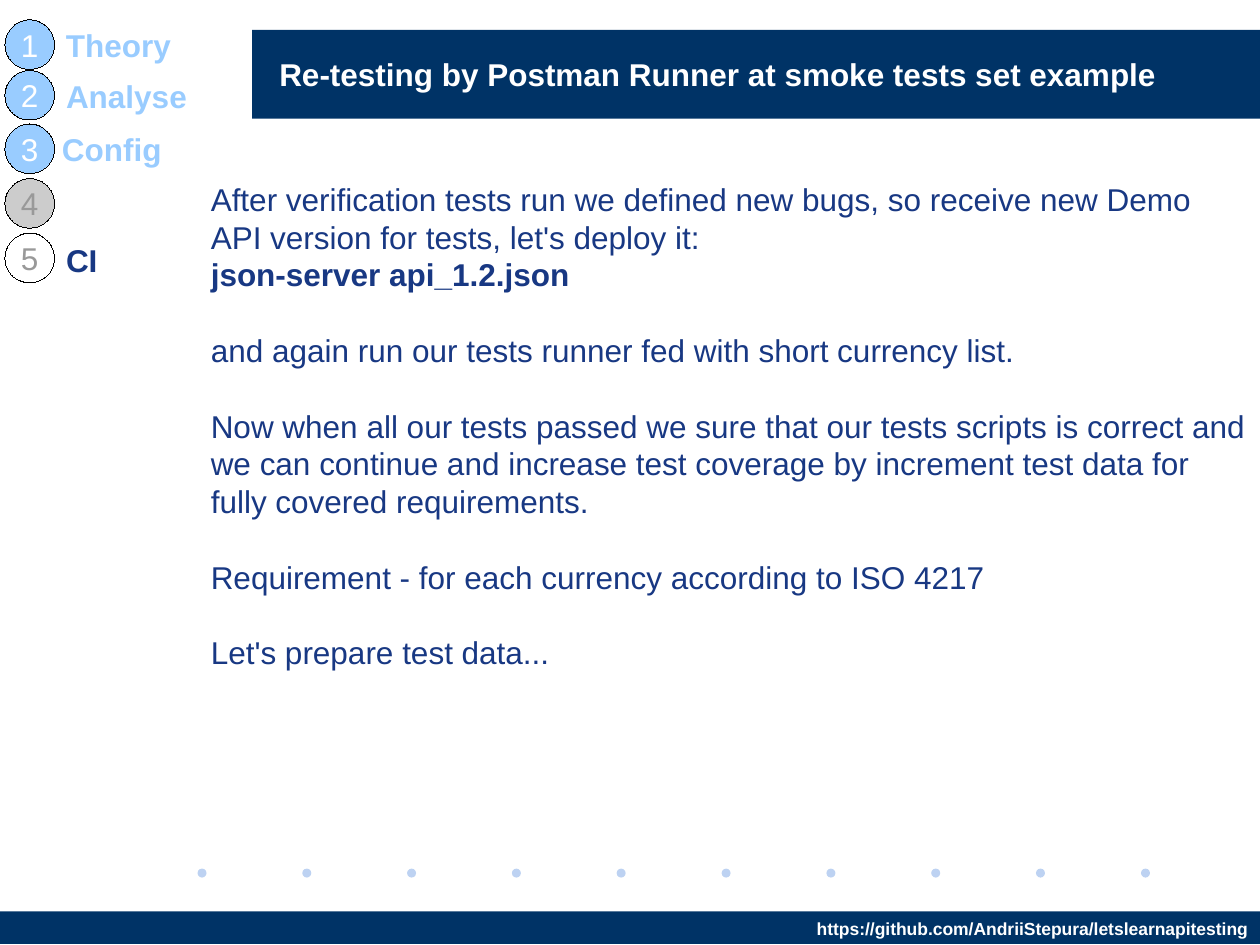
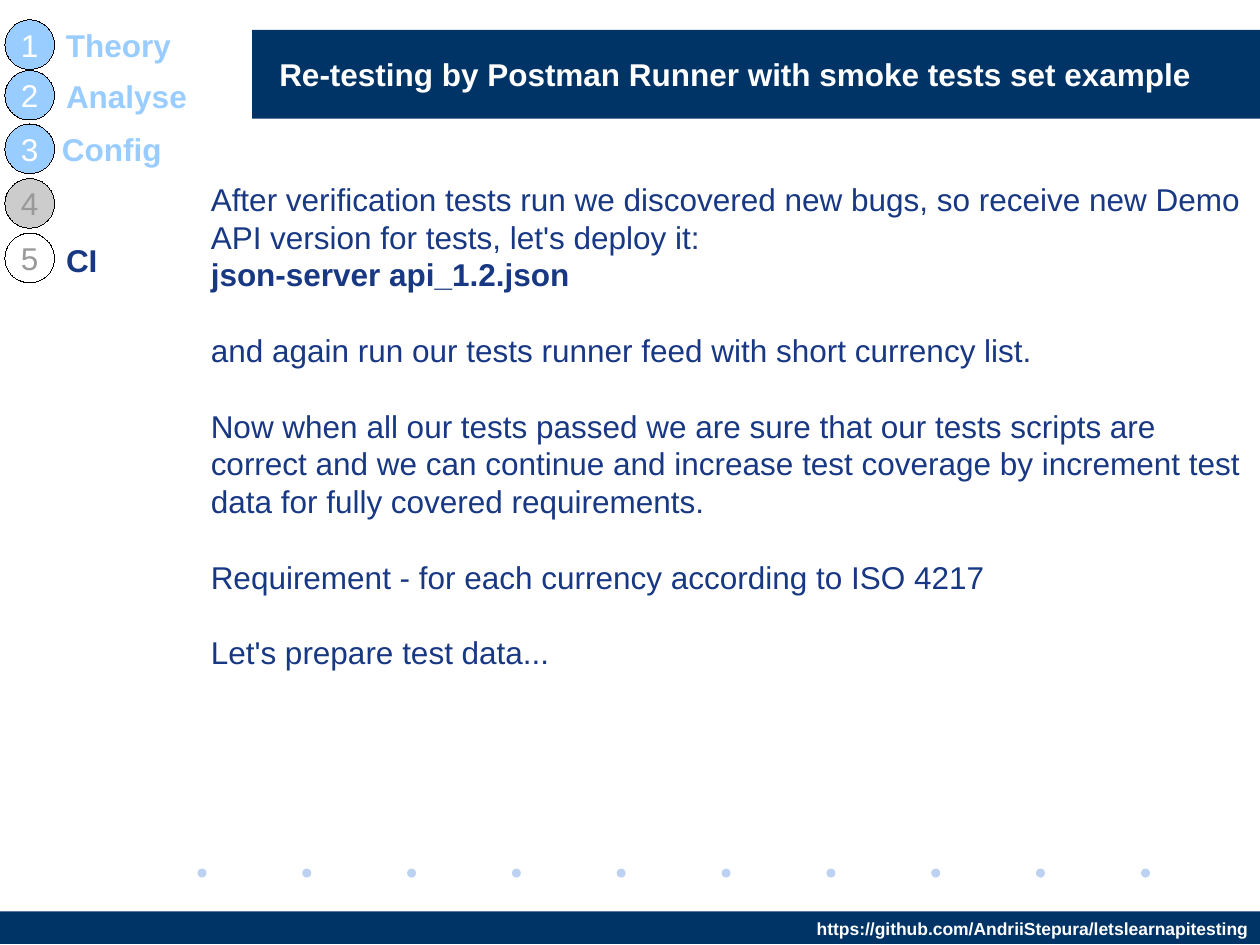
Before and after one commit to AndriiStepura/letslearnapitesting, a slide deck: slide 27 of StartTestingApiWithPostman.odp. Drawn at 1260x945 pixels with LibreOffice and Linux fonts; fonts in the diff are those of the drawing; background and template pictures are left out. Boxes give left, top, right and bottom in pixels: in the first picture for what was removed or moved away, otherwise in the second. Text is boxed around its words. In the diff, an @@ line names an element or a change of style, - is before the commit and + after.

Commit message:
James Wafer – Translation and grammar review https://www.linkedin.com/in/james-wafer-44712165/

```diff
--- a/StartTestingApiWithPostman.odp
+++ b/StartTestingApiWithPostman.odp
@@ title at <box>279,63,1190,92</box>: text changed @@
-Re-testing by Postman Runner at smoke tests set example
+Re-testing by Postman Runner with smoke tests set example
@@ text at <box>211,188,1240,595</box>: text changed @@
-After verification tests run we defined new bugs, so receive new Demo API version for tests, let's deploy it:
-json-server api_1.2.json
-and again run our tests runner fed with short currency list.
-Now when all our tests passed we sure that our tests scripts is correct and we can continue and increase test coverage by increment test data for fully covered requirements.
-Requirement - for each currency according to ISO 4217
+After verification tests run we discovered new bugs, so receive new Demo API version for tests, let's deploy it:
+json-server api_1.2.json
+and again run our tests runner feed with short currency list.
+Now when all our tests passed we are sure that our tests scripts are correct and we can continue and increase test coverage by increment test data for fully covered requirements.
+Requirement - for each currency according to ISO 4217
```
Also in this commit, not shown: 22 other slides changed.
